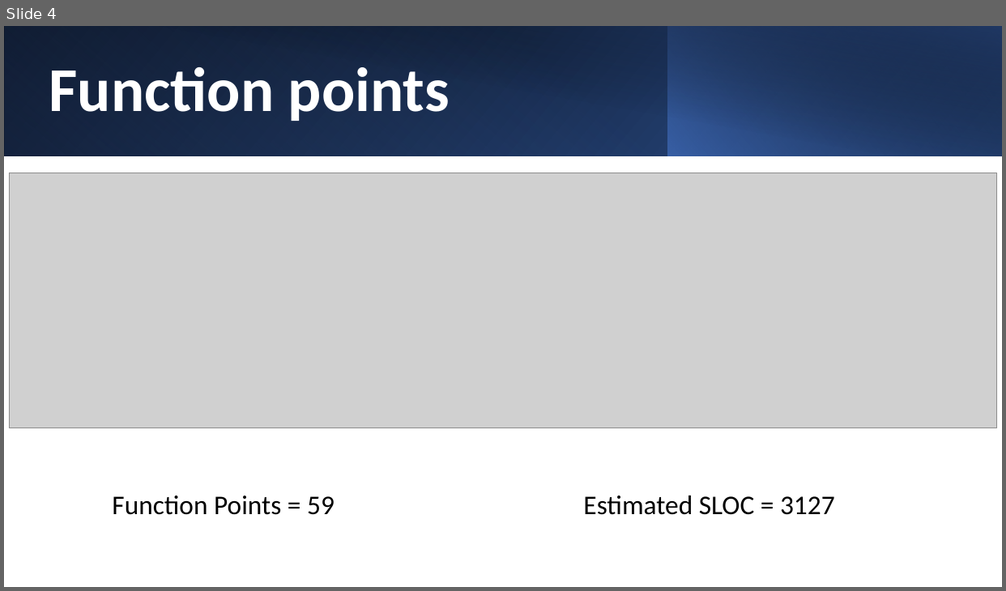
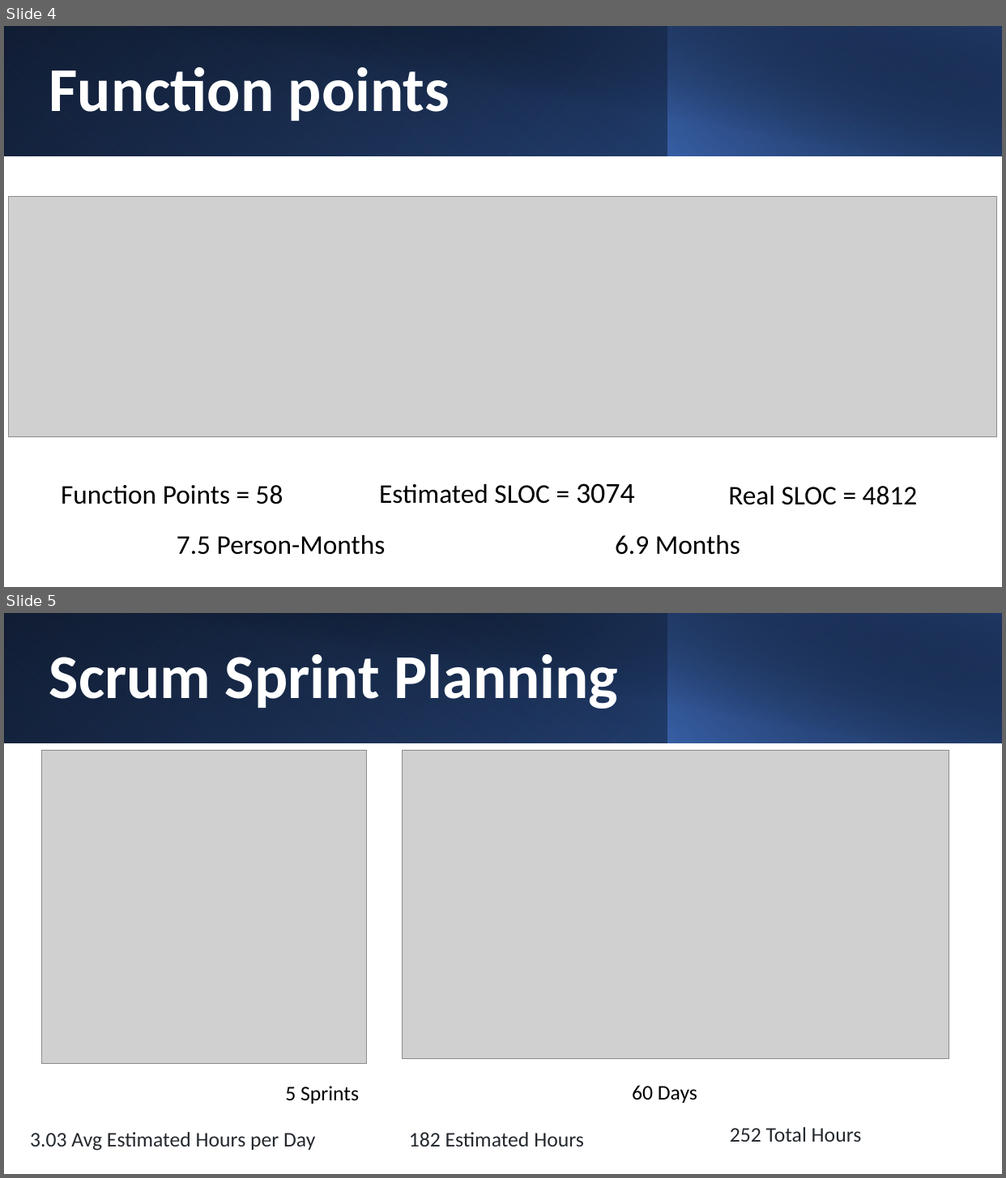
Before and after one commit to Francesco10998/Lab_Project, a slide deck: Documentation/Golden Auctions.pptx. Shown one above the other, each under a label of ours: slide 4 before the commit, slides 4 and 5 after it. The pictures are 1006x591 and 1006x1178 pixels, drawn with LibreOffice and Linux fonts; fonts in the diff are those of the drawing; grey boxes stand for pictures. Boxes give left, top, right and bottom in pixels: in the first picture for what was removed or moved away, otherwise in the second. Text is boxed around its words. In the diff, an @@ line names an element or a change of style, - is before the commit and + after.

```diff
--- a/Documentation/Golden Auctions.pptx
+++ b/Documentation/Golden Auctions.pptx
@@ slide 5 added at [4,613,1002,1174], background #FFFFFF @@
@@ rectangle added at [4,613,1002,743], fill gradient #000000 to #2F5597 @@
@@ rectangle added at [4,613,669,743], fill gradient #4472C4 to #203864 @@
@@ rectangle added at [41,613,1002,744], fill gradient #000000 to #203864 @@
@@ rectangle added at [668,613,1002,743], fill gradient #4472C4 to #000000 @@
@@ title added at [49,654,618,709], 60 pt, text #FFFFFF, bold @@
+Scrum Sprint Planning
@@ picture added at [41,750,366,1063] @@
@@ picture added at [402,750,948,1059] @@
@@ text added at [285,1086,359,1104], 20 pt, text #000000 @@
+5 Sprints
@@ text added at [632,1085,697,1103], 20 pt, text #000000 @@
+60 Days
@@ text added at [30,1132,315,1151], 20 pt, text #24292F @@
+3.03 Avg Estimated Hours per Day
@@ text added at [409,1132,584,1147], 20 pt, text #24292F @@
+182 Estimated Hours
@@ text added at [730,1127,862,1142], 20 pt, text #24292F @@
+252 Total Hours
@@ slide 4 changed as well @@
@@ picture: place and size @@
-picture at [9,173,997,429]
+picture at [9,197,997,437]
@@ text at [61,485,283,505]: text changed @@
-Function Points = 59
+Function Points = 58
@@ text at [379,484,635,504]: text changed @@
-Estimated SLOC = 3127
+Estimated SLOC = 3074
@@ text added at [728,486,918,506], 26 pt, text #000000 @@
+Real SLOC = 4812
@@ text added at [177,535,386,555], 26 pt, text #000000 @@
+7.5 Person-Months
@@ text added at [615,535,740,555], 26 pt, text #000000 @@
+6.9 Months
```
Also in this commit, not shown: 3 other slides changed, 9 other slides added, 1 slide removed, 55 other files.
